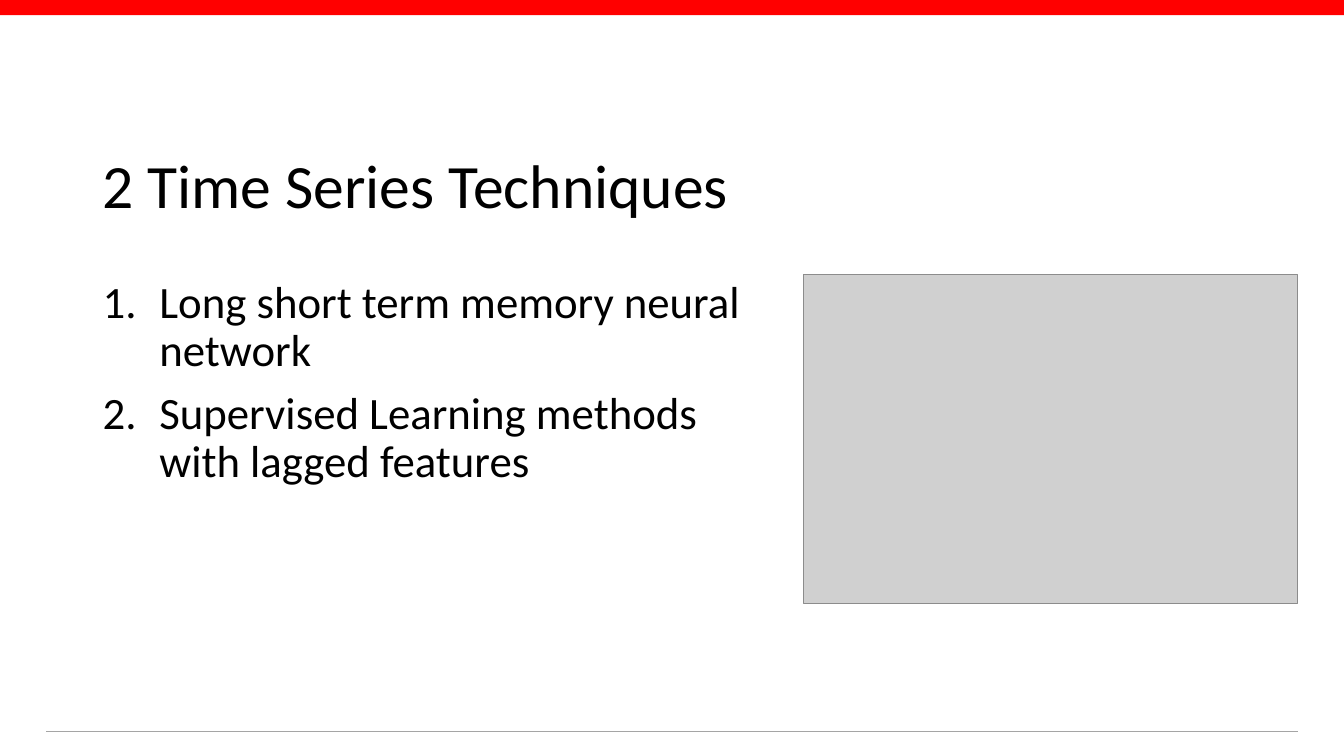
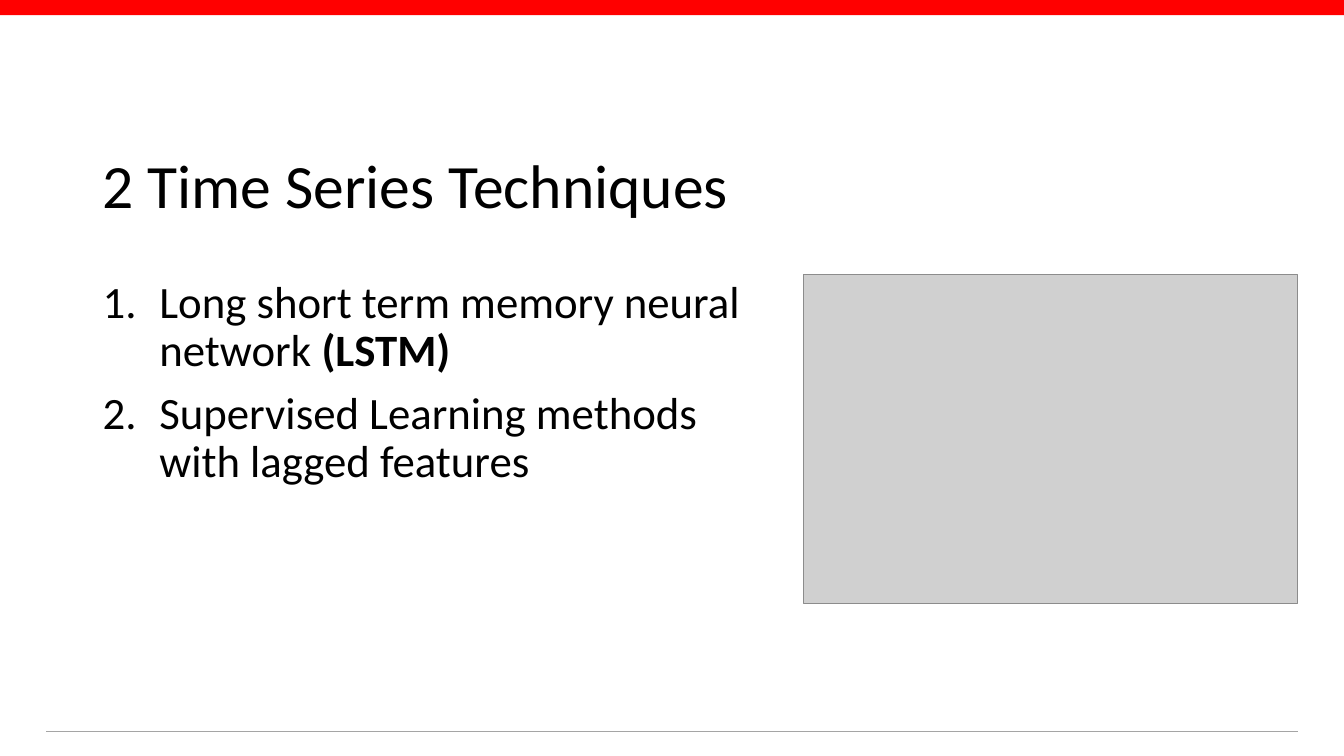
Before and after one commit to conditg/deng-ai, a slide deck: slide 9 of DengAI.pptx. Drawn at 1344x756 pixels with LibreOffice and Linux fonts; fonts in the diff are those of the drawing; grey boxes stand for pictures; background and template pictures are left out. Boxes give left, top, right and bottom in pixels: in the first picture for what was removed or moved away, otherwise in the second. Text is boxed around its words. In the diff, an @@ line names an element or a change of style, - is before the commit and + after.

```diff
--- a/DengAI.pptx
+++ b/DengAI.pptx
@@ text at [159, 287, 740, 373]: text changed @@
-1. Long short term memory neural network
+1. Long short term memory neural network (LSTM)
```
Also in this commit, not shown: 5 other slides changed, 1 other file.
